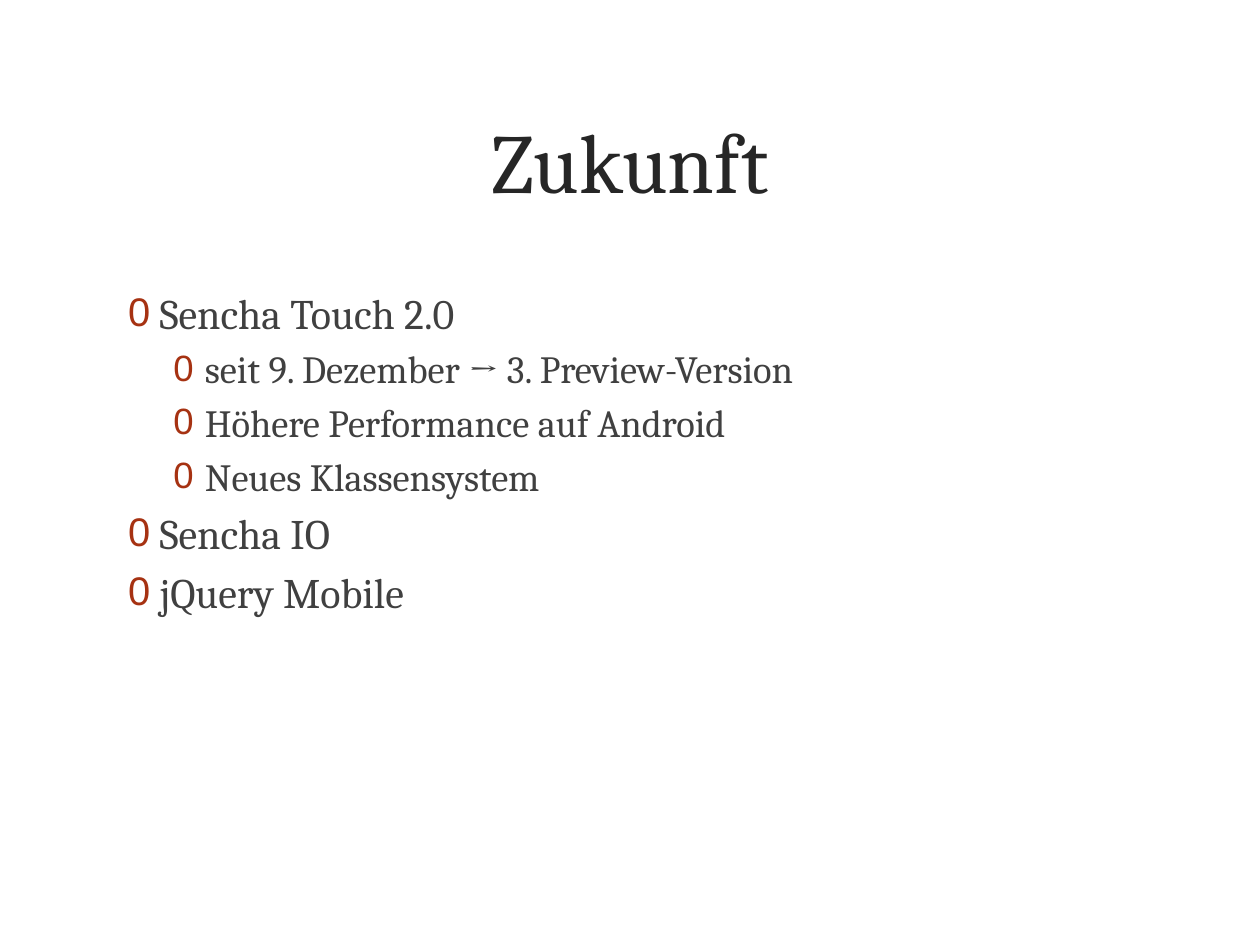
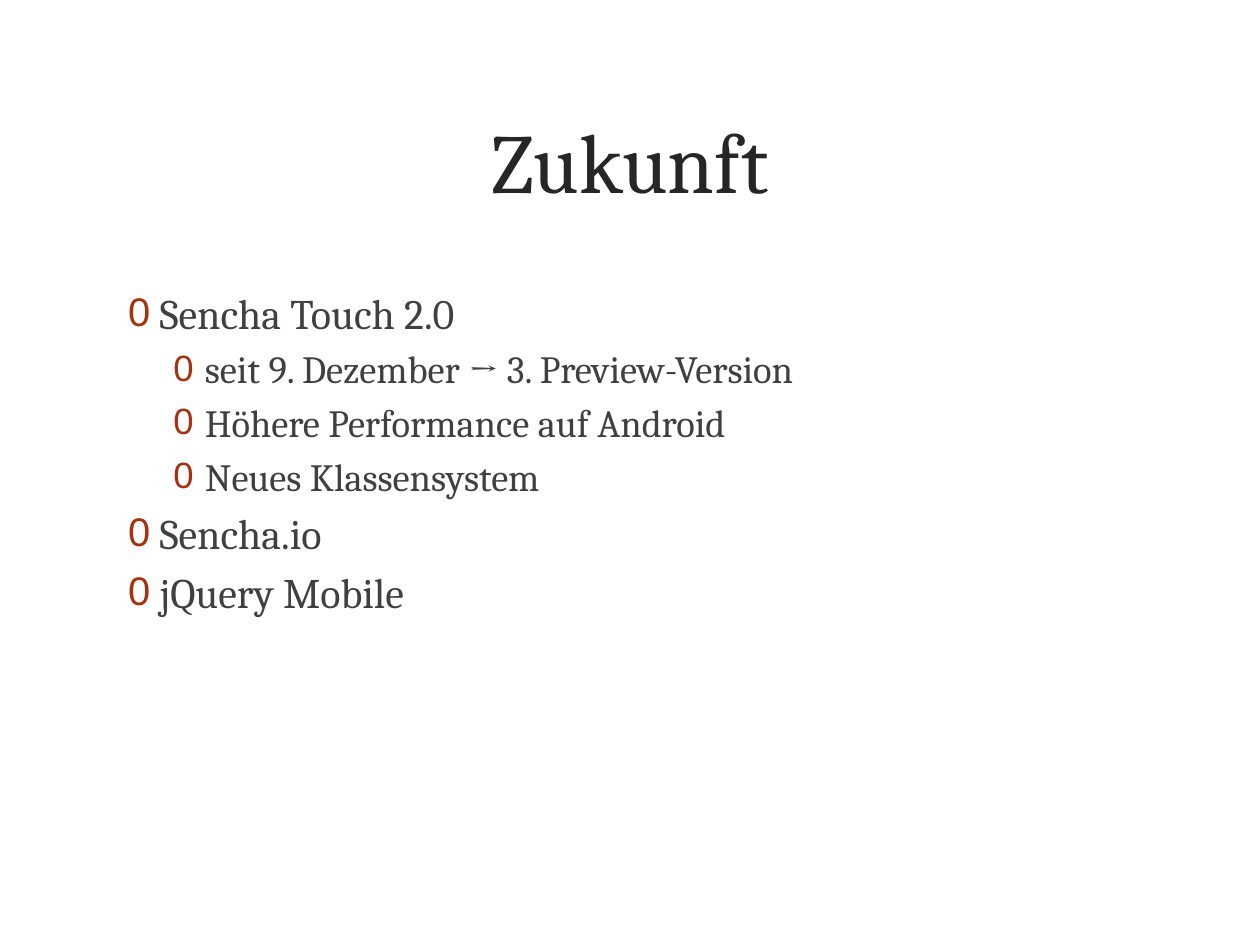
Before and after one commit to metaodi/TrailDevilsXPl-2, a slide deck: slide 15 of _DOCUMENTATION/Presentation/Praesentation-Traildevils-XPl2.pptx (slide 10 before the commit). Drawn at 1260x945 pixels with LibreOffice and Linux fonts; fonts in the diff are those of the drawing; background and template pictures are left out. Boxes give left, top, right and bottom in pixels: in the first picture for what was removed or moved away, otherwise in the second. Text is boxed around its words. In the diff, an @@ line names an element or a change of style, - is before the commit and + after.

```diff
--- a/_DOCUMENTATION/Presentation/Praesentation-Traildevils-XPl2.pptx
+++ b/_DOCUMENTATION/Presentation/Praesentation-Traildevils-XPl2.pptx
@@ text at [160, 520, 322, 550]: text changed @@
-0 Sencha IO
+0 Sencha.io
```
Also in this commit, not shown: 6 other slides changed, 7 slides added, 2 other files.
